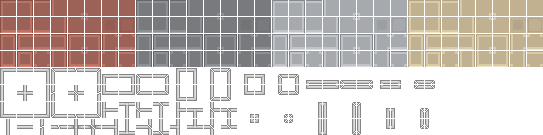
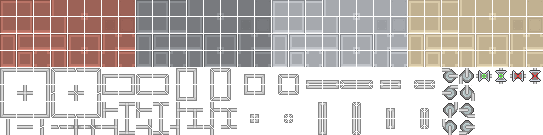
Revision of a layered 543×135 image; what changed, layer by layer:
painted on "imment-meltdown-tilemap.png" over [442,68,541,135]
